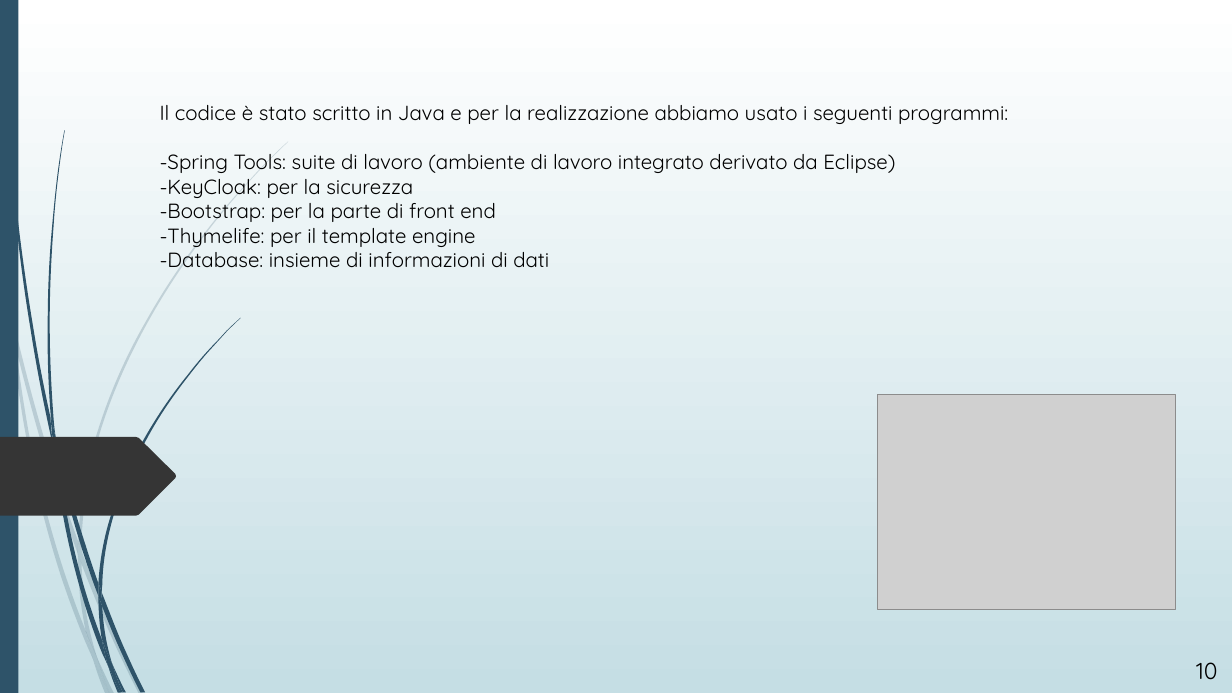
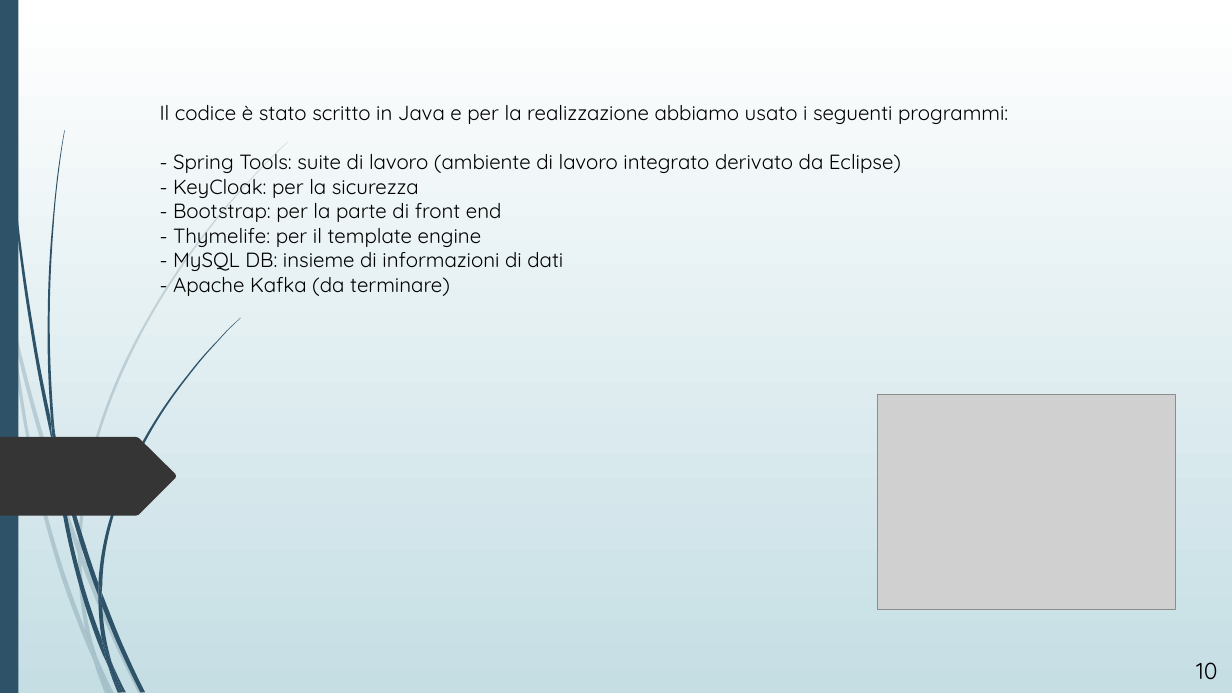
Before and after one commit to MatteoMa/MyAcquarium, a slide deck: slide 10 of presentazione applicazione.pptx. Drawn at 1232x693 pixels with LibreOffice and Linux fonts; fonts in the diff are those of the drawing; grey boxes stand for pictures. Boxes give left, top, right and bottom in pixels: in the first picture for what was removed or moved away, otherwise in the second. Text is boxed around its words. In the diff, an @@ line names an element or a change of style, - is before the commit and + after.

```diff
--- a/presentazione applicazione.pptx
+++ b/presentazione applicazione.pptx
@@ text at box(173, 153, 901, 296): text changed @@
--Spring Tools: suite di lavoro (ambiente di lavoro integrato derivato da Eclipse)
--KeyCloak: per la sicurezza
--Bootstrap: per la parte di front end
--Thymelife: per il template engine
--Database: insieme di informazioni di dati
+- Spring Tools: suite di lavoro (ambiente di lavoro integrato derivato da Eclipse)
+- KeyCloak: per la sicurezza
+- Bootstrap: per la parte di front end
+- Thymelife: per il template engine
+- MySQL DB: insieme di informazioni di dati
+- Apache Kafka (da terminare)
```
Also in this commit, not shown: 1 other slide changed.
